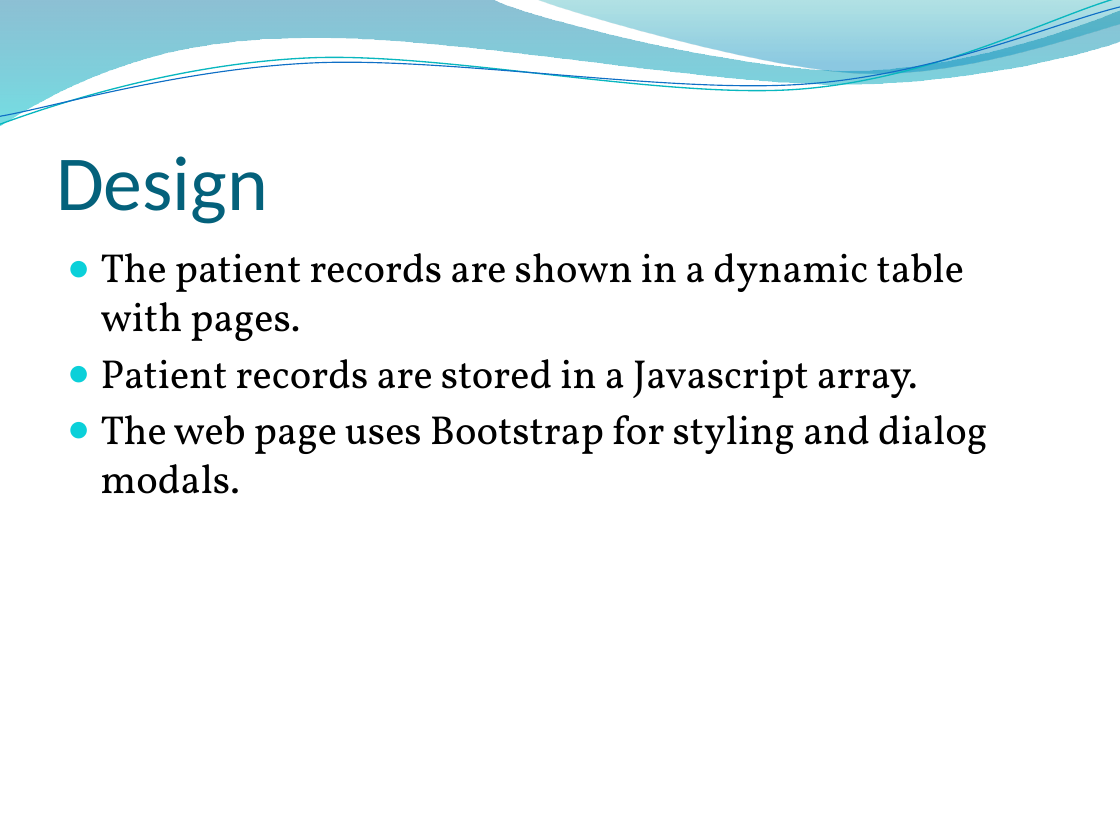
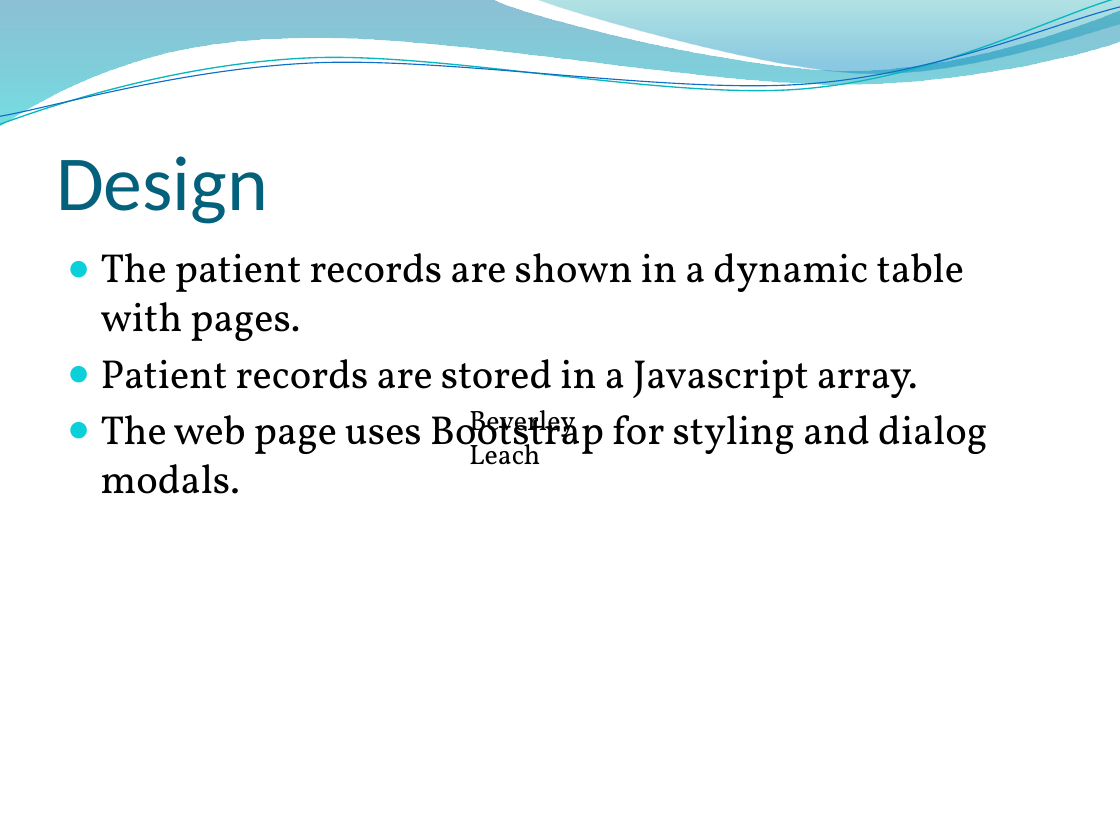
Before and after one commit to musa96/doctor-admin-bash, a slide deck: slide 3 of Doctor Database Dashboard.pptx. Drawn at 1120x840 pixels with LibreOffice and Linux fonts; fonts in the diff are those of the drawing; background and template pictures are left out. Boxes give left, top, right and bottom in pixels: in the first picture for what was removed or moved away, otherwise in the second. Text is boxed around its words. In the diff, an @@ line names an element or a change of style, - is before the commit and + after.

```diff
--- a/Doctor Database Dashboard.pptx
+++ b/Doctor Database Dashboard.pptx
@@ text added at bbox=[469, 410, 575, 465], 18 pt, text #000000 @@
+Beverley Leach
```
Also in this commit, not shown: 1 slide added.
